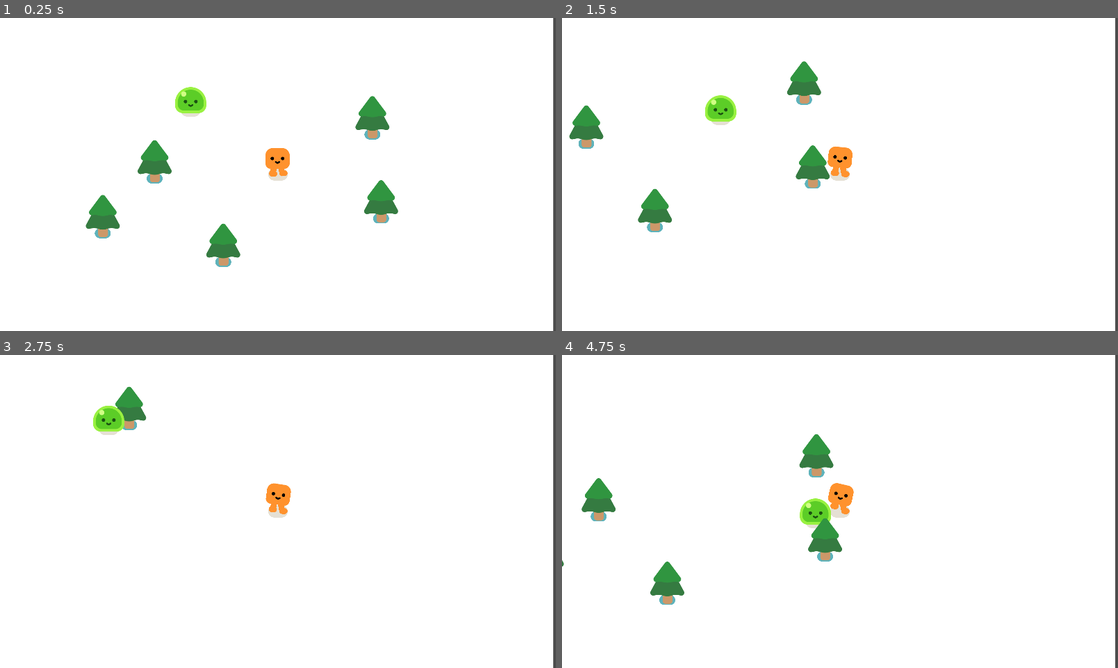
Above: before the commit, frames 1-4 (two rows, left to right).
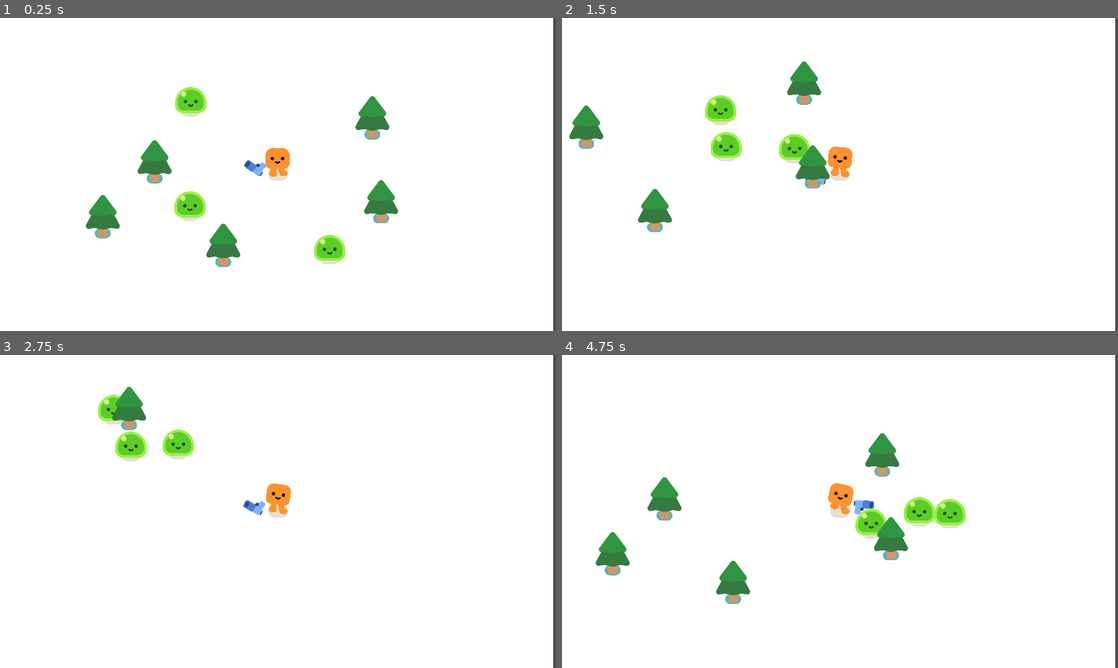
Above: after the commit, the same moments.

Repository: GuroxDG/2d-SurvivorGame-GdQuest
Game: Godot game, scene res://survivor_game.tscn
Two runs of this game, one before a commit and one after it. Both use one fixed random seed, a clock stepped at 60 frames per second and the inputs below.
Inputs:
- Up to frame 1 (0.25 s): no input
- Up to frame 2 (1.5 s): hold D (move_right) 0.53-1.28 s; hold S (move_down) from 1.28 s (still down)
- Up to frame 3 (2.75 s): release S (move_down) at 2.03 s; hold D (move_right) from 2.03 s (still down)
- Up to frame 4 (4.75 s): release D (move_right) at 2.78 s; hold W (move_up) 2.78-3.53 s; hold A (move_left) from 3.53 s (still down)

The runs differ from the first frame. In frame 1, 1.0% of the frame differs, in the area x 31-63%, y 45-79%; in frame 2, 0.8%; in frame 3, 1.5%; in frame 4, 6.4%, in the area x 0-73%, y 24-80%.

Commit message:
update gun behaviour

Diff:
--- /dev/null
+++ b/gun.gd
@@ -0,0 +1,8 @@
+extends Area2D
+
+
+func _physics_process(delta):
+	var enemies_in_range = get_overlapping_bodies()
+	if enemies_in_range.size() > 0:
+		var target_enemy = enemies_in_range.front()
+		look_at(target_enemy.global_position)
--- /dev/null
+++ b/gun.tscn
@@ -0,0 +1,24 @@
+[gd_scene load_steps=4 format=3 uid="uid://df8lroty7twj"]
+
+[ext_resource type="Texture2D" uid="uid://cswb5do8rrj7q" path="res://pistol/pistol.png" id="1_2lyvp"]
+[ext_resource type="Script" path="res://gun.gd" id="1_chjop"]
+
+[sub_resource type="CircleShape2D" id="CircleShape2D_v0vt1"]
+radius = 433.582
+
+[node name="Gun" type="Area2D"]
+collision_layer = 0
+collision_mask = 2
+script = ExtResource("1_chjop")
+
+[node name="CollisionShape2D" type="CollisionShape2D" parent="."]
+shape = SubResource("CircleShape2D_v0vt1")
+
+[node name="WeaponPivot" type="Marker2D" parent="."]
+
+[node name="Pistol" type="Sprite2D" parent="WeaponPivot"]
+position = Vector2(80, -22)
+texture = ExtResource("1_2lyvp")
+
+[node name="ShootingPoint" type="Marker2D" parent="WeaponPivot/Pistol"]
+position = Vector2(25, -11)
--- a/mob.tscn
+++ b/mob.tscn
@@ -7,6 +7,8 @@
 radius = 50.2494
 
 [node name="Mob" type="CharacterBody2D"]
+collision_layer = 2
+collision_mask = 3
 script = ExtResource("1_ylr0p")
 
 [node name="Slime" parent="." instance=ExtResource("2_tqo2v")]
--- a/player.tscn
+++ b/player.tscn
@@ -1,7 +1,8 @@
-[gd_scene load_steps=4 format=3 uid="uid://bsb2g5j3k245l"]
+[gd_scene load_steps=5 format=3 uid="uid://bsb2g5j3k245l"]
 
 [ext_resource type="PackedScene" uid="uid://pbmyh1qru7p" path="res://characters/happy_boo/happy_boo.tscn" id="1_dmqbd"]
 [ext_resource type="Script" path="res://player.gd" id="1_op7ea"]
+[ext_resource type="PackedScene" uid="uid://df8lroty7twj" path="res://gun.tscn" id="3_voc4f"]
 
 [sub_resource type="CircleShape2D" id="CircleShape2D_ym2k3"]
 radius = 34.0588
@@ -16,3 +17,5 @@
 shape = SubResource("CircleShape2D_ym2k3")
 
 [node name="Camera2D" type="Camera2D" parent="."]
+
+[node name="Gun" parent="." instance=ExtResource("3_voc4f")]
--- a/survivor_game.tscn
+++ b/survivor_game.tscn
@@ -37,3 +37,9 @@
 
 [node name="Mob" parent="." instance=ExtResource("3_c8ayo")]
 position = Vector2(810, 226)
+
+[node name="Mob2" parent="." instance=ExtResource("3_c8ayo")]
+position = Vector2(800, 661)
+
+[node name="Mob3" parent="." instance=ExtResource("3_c8ayo")]
+position = Vector2(1390, 844)
